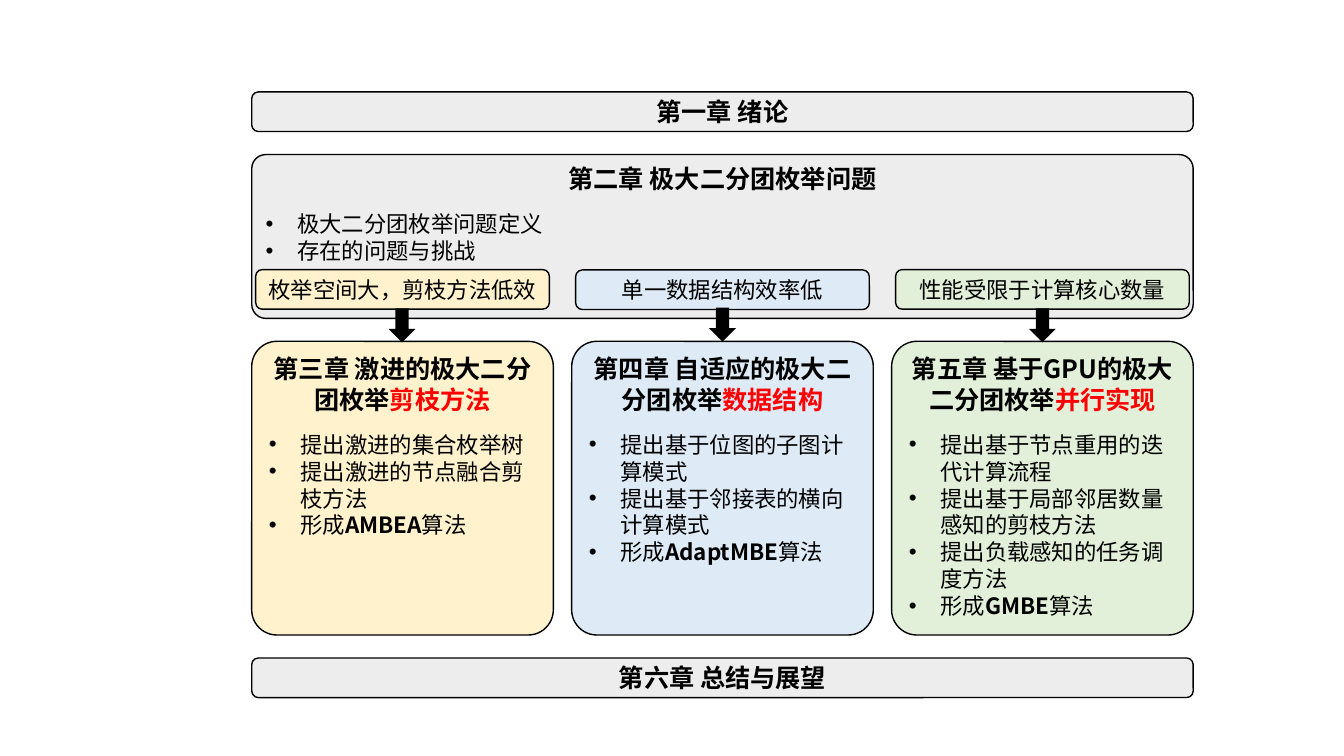
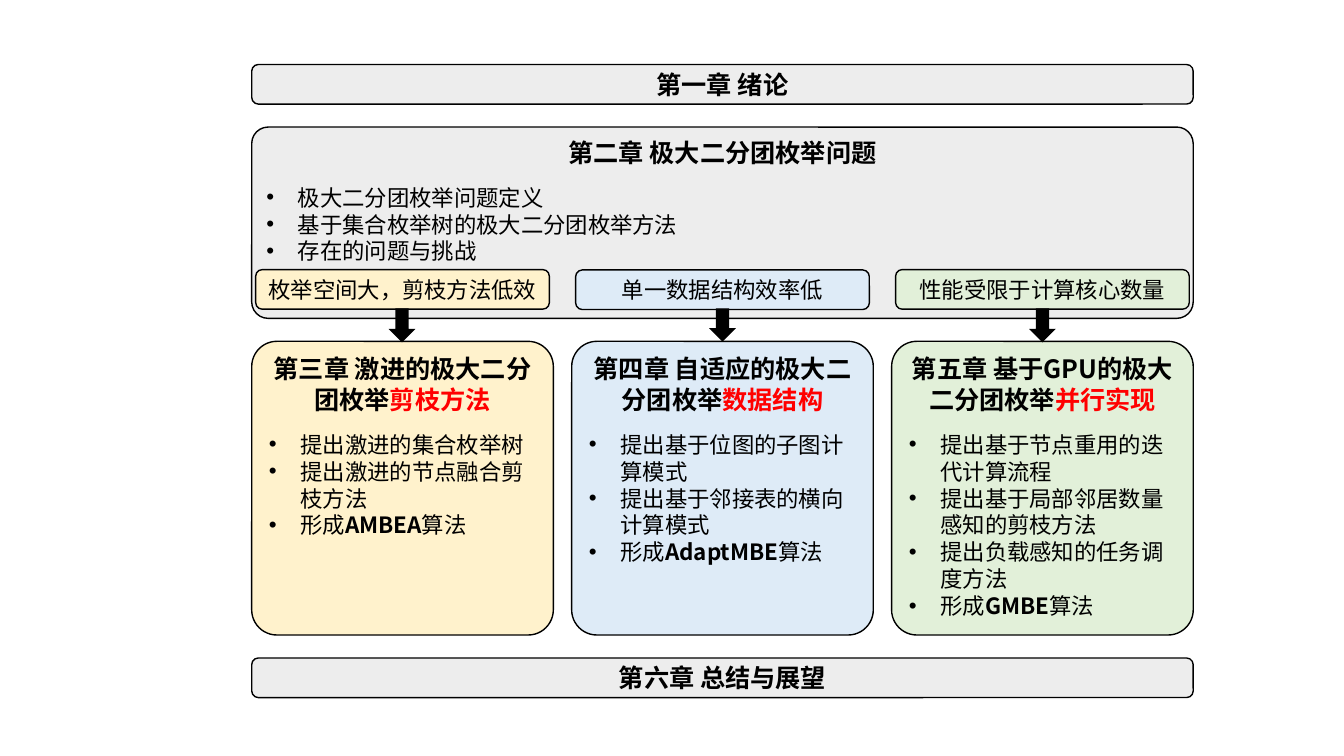
Before and after one commit to Pz1996/zjuthesis, a slide deck: slide 4 of figure/plot.pptx. Drawn at 1344x756 pixels with LibreOffice and Linux fonts; fonts in the diff are those of the drawing; background and template pictures are left out. Boxes give left, top, right and bottom in pixels: in the first picture for what was removed or moved away, otherwise in the second. Text is boxed around its words. In the diff, an @@ line names an element or a change of style, - is before the commit and + after.

```diff
--- a/figure/plot.pptx
+++ b/figure/plot.pptx
@@ rounded rectangle "第一章 绪论": place and size @@
-rounded rectangle "第一章 绪论" at [252,92,1194,131]
+rounded rectangle "第一章 绪论" at [252,65,1194,104]
@@ rounded rectangle "第二章 极大二分团枚举问题": place and size @@
-rounded rectangle "第二章 极大二分团枚举问题" at [252,154,1194,319]
+rounded rectangle "第二章 极大二分团枚举问题" at [252,127,1194,319]
@@ text in rounded rectangle at [298,214,677,235]: paragraph added @@
+• 基于集合枚举树的极大二分团枚举方法
```
Also in this commit, not shown: 1 other slide changed, 3 slides added, 11 other files.
